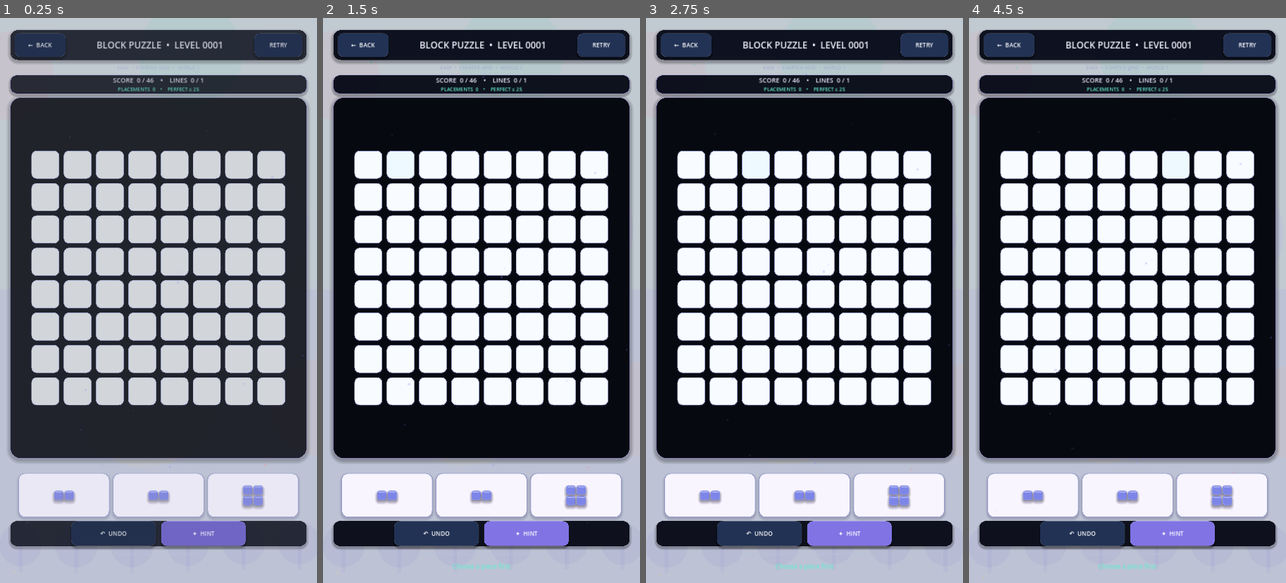
Above: before the commit, frames 1-4 (left to right).
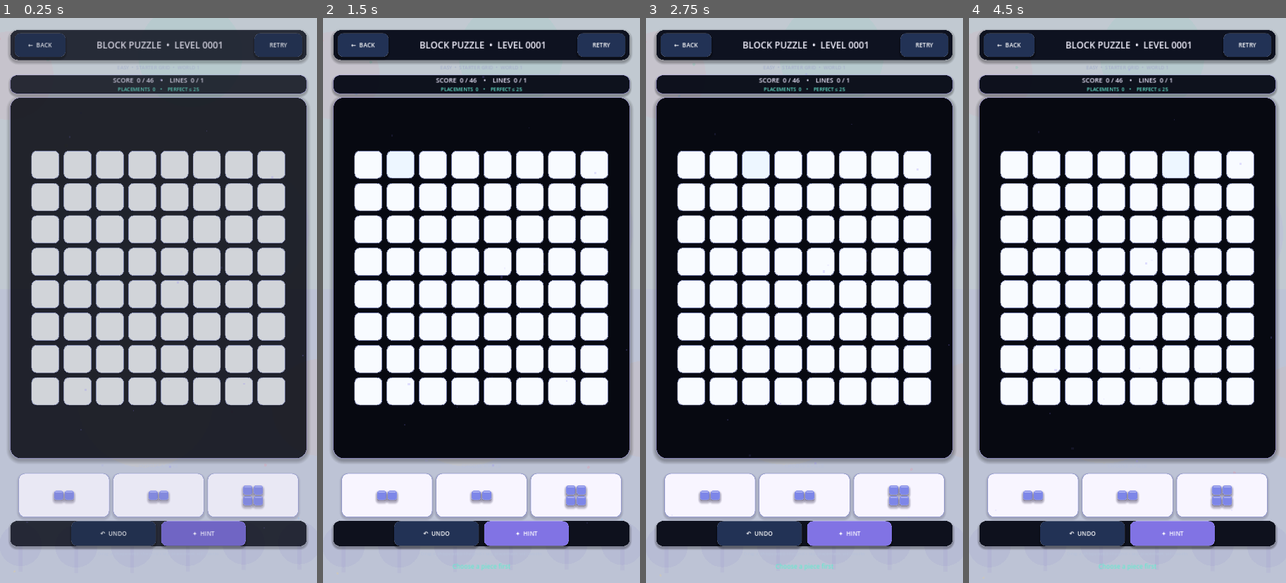
Above: after the commit, the same moments.

Repository: eghosa001/unjam
Game: Godot game, scene res://scenes/BlockPuzzle.tscn
Same seed, same stepped clock (60 frames per second), same inputs: the game is played once before the commit and once after it. This scene is started directly instead of the project's main scene.
Inputs (mouse positions are in pixels of both pictures, inside the frame that each line leads up to):
- Up to frame 1 (0.25 s): no input
- Up to frame 2 (1.5 s): click (367, 164) at 0.52 s; click (399, 164) at 1.27 s
- Up to frame 3 (2.75 s): click (756, 164) at 2.02 s
- Up to frame 4 (4.5 s): click (1111, 164) at 2.77 s; click (1143, 164) at 3.52 s; click (1175, 164) at 4.27 s

The runs differ from the first frame. In frame 1, 1.4% of the frame differs, in the area x 10-90%, y 23-69%; in frame 2, 1.6%; in frame 3, 1.6%; in frame 4, 1.6%.

Commit message:
Add Block Puzzle landing previews and invalid drop feedback

Diff:
--- a/scripts/ui/block_cell_button.gd
+++ b/scripts/ui/block_cell_button.gd
@@ -7,6 +7,8 @@
 var cell_index := 0
 var hover := false
 var drag_valid := false
+var drag_rejected := false
+var phase := 0.0
 
 func configure(is_occupied: bool, is_preview: bool = false, color: Color = Color("7c5cff"), index: int = 0) -> void:
 	occupied = is_occupied
@@ -26,39 +28,52 @@
 	button_up.connect(_release)
 	resized.connect(_refresh_pivot)
 	_refresh_pivot()
+	set_process(true)
+
+func _process(delta: float) -> void:
+	phase += delta
+	if hover or drag_valid or drag_rejected:
+		queue_redraw()
 
 func _refresh_pivot() -> void:
 	pivot_offset = size * 0.5
 
 func _hover(value: bool) -> void:
 	hover = value
+	if not value:
+		drag_rejected = false
 	queue_redraw()
 
 func _press() -> void:
 	var tween := create_tween().set_trans(Tween.TRANS_QUAD).set_ease(Tween.EASE_OUT)
-	tween.tween_property(self, "scale", Vector2(0.95, 0.95), 0.06)
+	tween.tween_property(self, "scale", Vector2(0.93, 0.93), 0.06)
 
 func _release() -> void:
 	var tween := create_tween().set_trans(Tween.TRANS_BACK).set_ease(Tween.EASE_OUT)
-	tween.tween_property(self, "scale", Vector2.ONE, 0.14)
+	tween.tween_property(self, "scale", Vector2(1.06, 1.06), 0.07)
+	tween.tween_property(self, "scale", Vector2.ONE, 0.13)
 
 func _can_drop_data(_at_position: Vector2, data: Variant) -> bool:
 	if not data is Dictionary or String(data.get("kind", "")) != "block_piece":
 		drag_valid = false
+		drag_rejected = false
 		queue_redraw()
 		return false
 	var host := _find_game_host()
 	if host == null:
 		drag_valid = false
+		drag_rejected = true
 		return false
 	var shape: Array = data.get("shape", [])
 	var origin := Vector2i(cell_index % 8, int(cell_index / 8))
 	drag_valid = bool(host.call("can_place", shape, origin))
+	drag_rejected = not drag_valid
 	queue_redraw()
 	return drag_valid
 
 func _drop_data(_at_position: Vector2, data: Variant) -> void:
 	drag_valid = false
+	drag_rejected = false
 	queue_redraw()
 	if not data is Dictionary:
 		return
@@ -69,12 +84,16 @@
 	var origin := Vector2i(cell_index % 8, int(cell_index / 8))
 	if piece_index < 0:
 		return
+	var tween := create_tween().set_trans(Tween.TRANS_BACK).set_ease(Tween.EASE_OUT)
+	tween.tween_property(self, "scale", Vector2(1.14, 1.14), 0.07)
+	tween.tween_property(self, "scale", Vector2.ONE, 0.14)
 	host.call("select_piece", piece_index)
 	host.call("place_selected", origin)
 
 func _notification(what: int) -> void:
 	if what == NOTIFICATION_DRAG_END:
 		drag_valid = false
+		drag_rejected = false
 		queue_redraw()
 
 func _find_game_host() -> Node:
@@ -88,22 +107,32 @@
 func _draw() -> void:
 	var pad := 5.0
 	var rect := Rect2(Vector2(pad, pad), size - Vector2(pad * 2.0, pad * 2.0))
-	var shadow := Rect2(rect.position + Vector2(0, 5), rect.size)
-	_draw_box(shadow, Color(0.24, 0.18, 0.36, 0.14), 18)
+	var shadow := Rect2(rect.position + Vector2(0, 6), rect.size)
+	_draw_box(shadow, Color(0.07, 0.06, 0.16, 0.20), 18)
 	var base := Color("f8fbff")
 	if hover and not occupied:
-		base = Color("eef8ff")
+		base = Color("edf6ff")
 	_draw_box(rect, base, 18)
-	var border := Color(accent, 0.34) if preview else Color("94a3b8").lerp(accent, 0.20)
+	var border := Color(accent, 0.34) if preview else Color("64748b").lerp(accent, 0.24)
 	if drag_valid:
 		border = Color("10b981")
-	_draw_border(rect, border, 18, 4 if drag_valid else (3 if preview else 2))
+	elif drag_rejected:
+		border = Color("ef476f")
+	var pulse := 0.5 + 0.5 * sin(phase * 6.0)
+	var width := 2
+	if preview: width = 3
+	if drag_valid or drag_rejected: width = 4
+	_draw_border(rect, Color(border, minf(1.0, border.a + pulse * 0.18)), 18, width)
 
-	if occupied or preview or drag_valid:
+	if occupied or preview or drag_valid or drag_rejected:
 		var inset := rect.grow(-8)
-		var fill := Color("34d399") if drag_valid and not occupied else Color(accent, 0.43 if preview else 0.98)
+		var fill := Color(accent, 0.98)
+		if preview:
+			fill = Color(accent, 0.43)
 		if drag_valid and not occupied:
-			fill.a = 0.28
+			fill = Color("34d399", 0.28 + pulse * 0.08)
+		elif drag_rejected and not occupied:
+			fill = Color("ef476f", 0.16 + pulse * 0.06)
 		_draw_box(inset, fill, 14)
 		var top_glow := fill.lightened(0.30)
 		draw_line(inset.position + Vector2(8, 8), Vector2(inset.end.x - 8, inset.position.y + 8), Color(top_glow, 0.9), 4.0, true)
@@ -111,6 +140,11 @@
 			draw_line(Vector2(inset.position.x + 9, inset.end.y - 8), Vector2(inset.end.x - 9, inset.end.y - 8), accent.darkened(0.22), 4.0, true)
 			var shine := Rect2(inset.position + Vector2(10, 14), Vector2(6, maxf(6.0, inset.size.y - 30)))
 			draw_rect(shine, Color(1, 1, 1, 0.18), true)
+		elif drag_valid:
+			draw_circle(inset.get_center(), 7.0 + pulse * 2.0, Color("ffffff", 0.70))
+		elif drag_rejected:
+			draw_line(inset.position + Vector2(16, 16), inset.end - Vector2(16, 16), Color("ef476f"), 5.0, true)
+			draw_line(Vector2(inset.end.x - 16, inset.position.y + 16), Vector2(inset.position.x + 16, inset.end.y - 16), Color("ef476f"), 5.0, true)
 
 func _draw_box(rect: Rect2, color: Color, radius: int) -> void:
 	var style := StyleBoxFlat.new()
